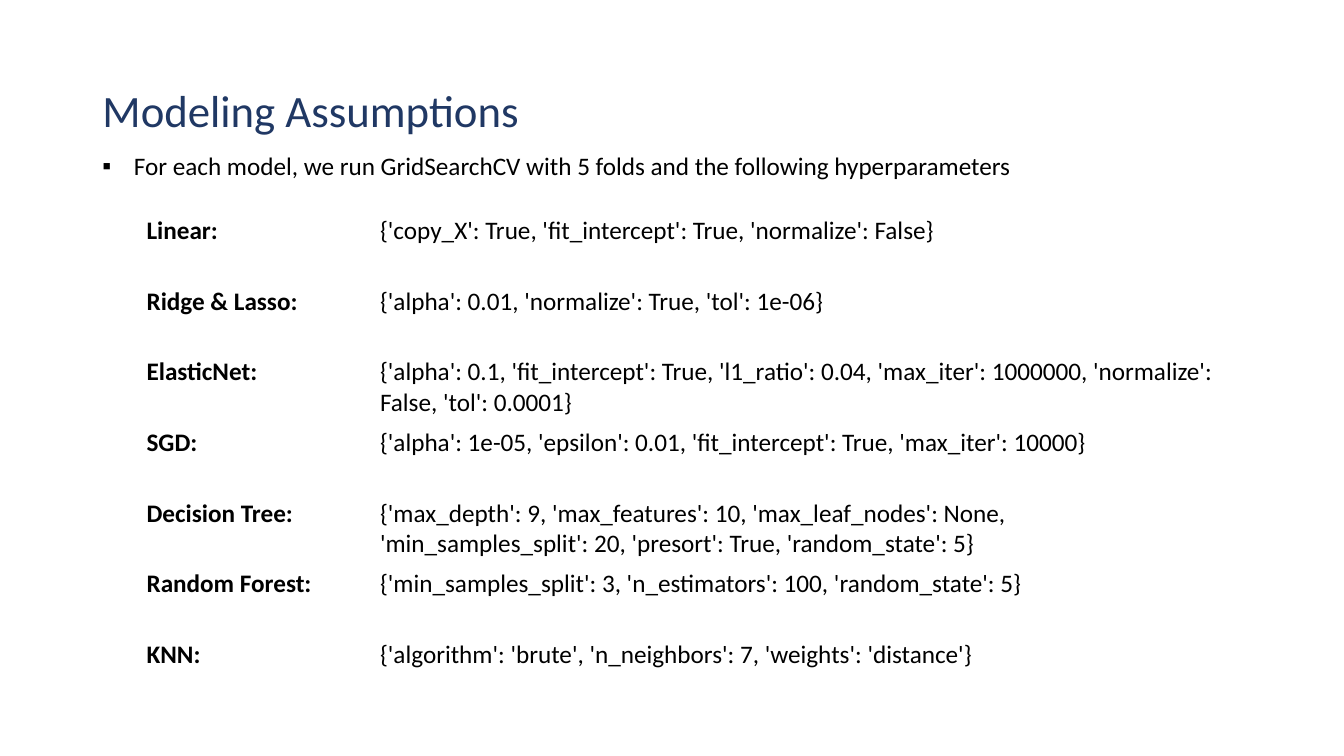
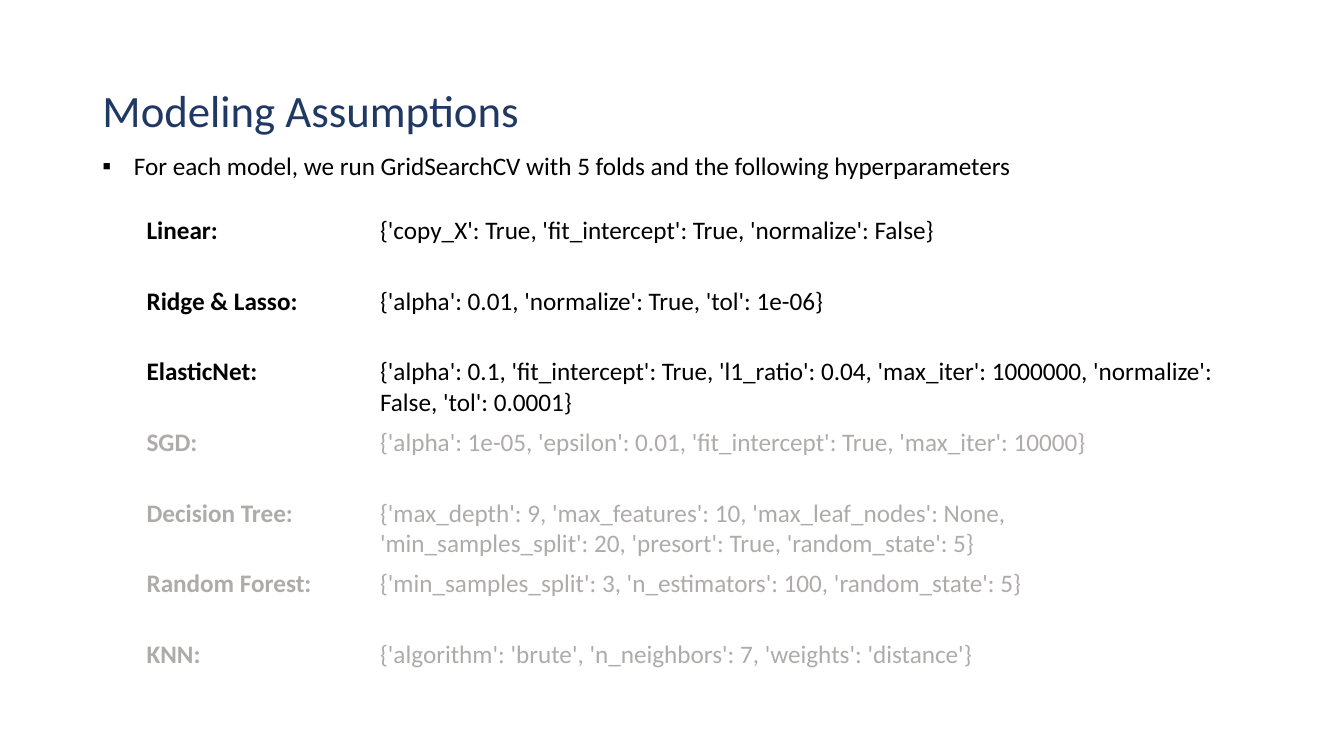
Before and after one commit to Timothy-Day/Project-Tribore, a slide deck: slide 28 of Presentation/ML Tribore Presentation DRAFT 2.0.pptx. Drawn at 1344x756 pixels with LibreOffice and Linux fonts; fonts in the diff are those of the drawing; background and template pictures are left out. Boxes give left, top, right and bottom in pixels: in the first picture for what was removed or moved away, otherwise in the second. Text is boxed around its words. In the diff, an @@ line names an element or a change of style, - is before the commit and + after.

```diff
--- a/Presentation/ML Tribore Presentation DRAFT 2.0.pptx
+++ b/Presentation/ML Tribore Presentation DRAFT 2.0.pptx
@@ table at (136,211,1226,701) @@
@@ text colour #000000 to #AFABAB in "SGD:", "{'alpha': 1e-05, 'epsilon': 0.01, 'fit_intercept': True, 'ma ...", "Decision Tree:", "{'max_depth': 9, 'max_features': 10, 'max_leaf_nodes': None, ..." and 4 more places @@
```
Also in this commit, not shown: 1 other slide changed, 1 other file.
